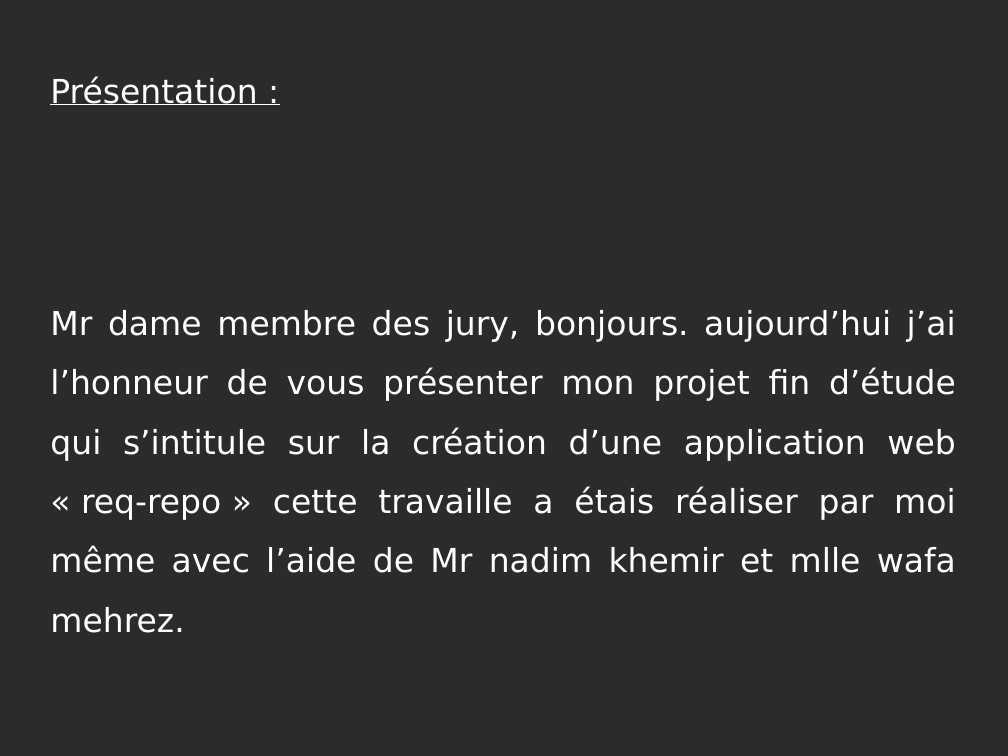
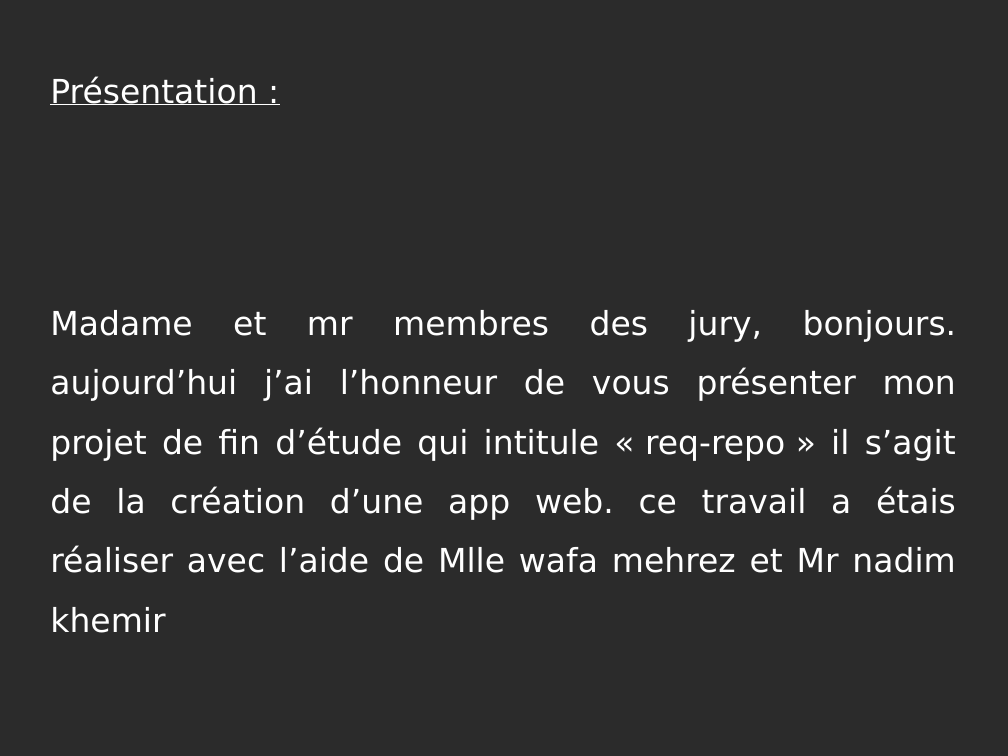
Before and after one commit to amine95bz/PFE, a slide deck: slide 1 of speech.odp. Drawn at 1008x756 pixels with LibreOffice and Linux fonts; fonts in the diff are those of the drawing; background and template pictures are left out; a plain dark background stands for a picture behind light text. Boxes give left, top, right and bottom in pixels: in the first picture for what was removed or moved away, otherwise in the second. Text is boxed around its words. In the diff, an @@ line names an element or a change of style, - is before the commit and + after.

```diff
--- a/speech.odp
+++ b/speech.odp
@@ text at (x1=50, y1=310, x2=957, y2=633): text changed @@
-Mr dame membre des jury, bonjours. aujourd’hui j’ai l’honneur de vous présenter mon projet fin d’étude qui s’intitule sur la création d’une application web « req-repo » cette travaille a étais réaliser par moi même avec l’aide de Mr nadim khemir et mlle wafa mehrez.
+Madame et mr membres des jury, bonjours. aujourd’hui j’ai l’honneur de vous présenter mon projet de fin d’étude qui intitule « req-repo » il s’agit de la création d’une app web. ce travail a étais réaliser avec l’aide de Mlle wafa mehrez et Mr nadim khemir
```
Also in this commit, not shown: 5 other slides changed, 1 other file.
